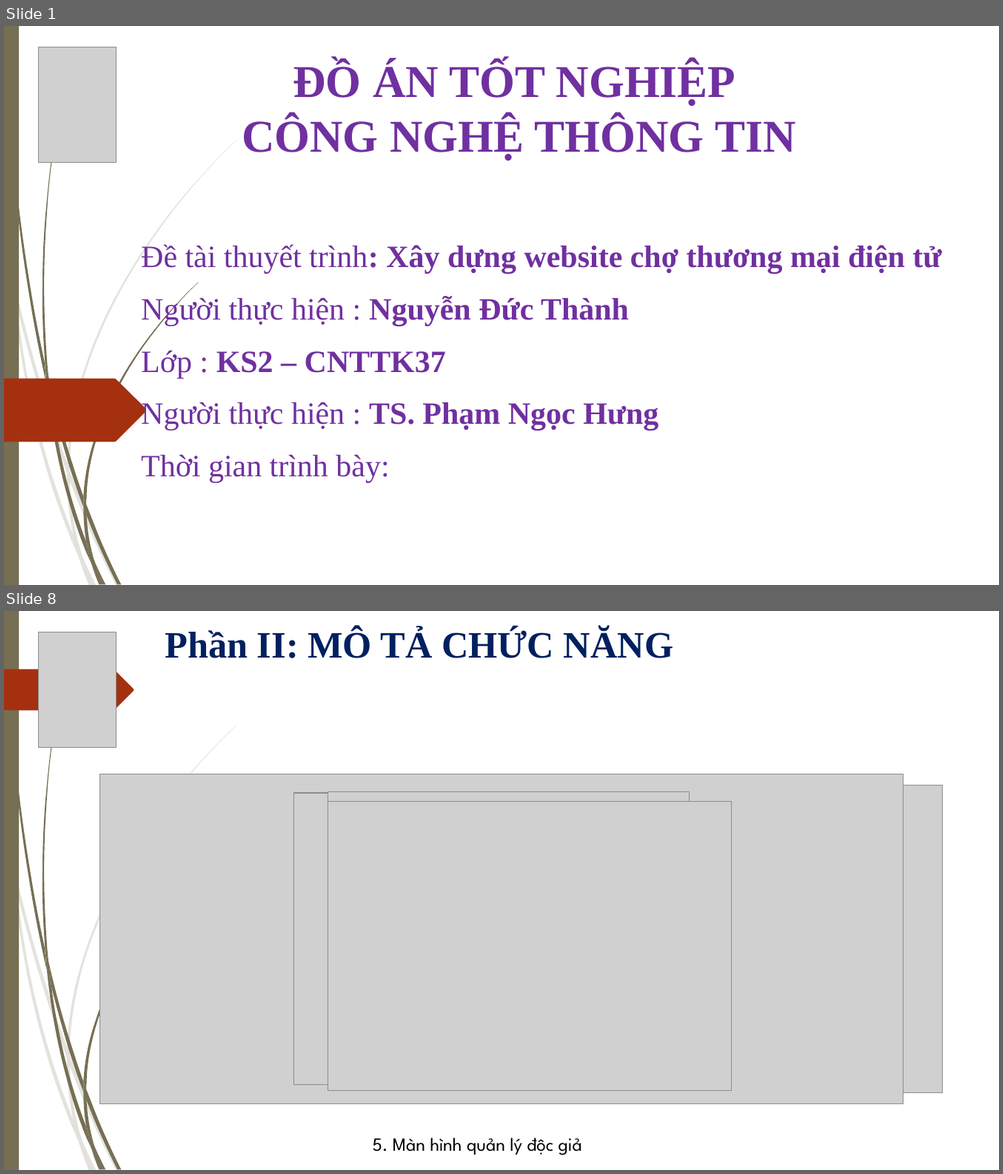
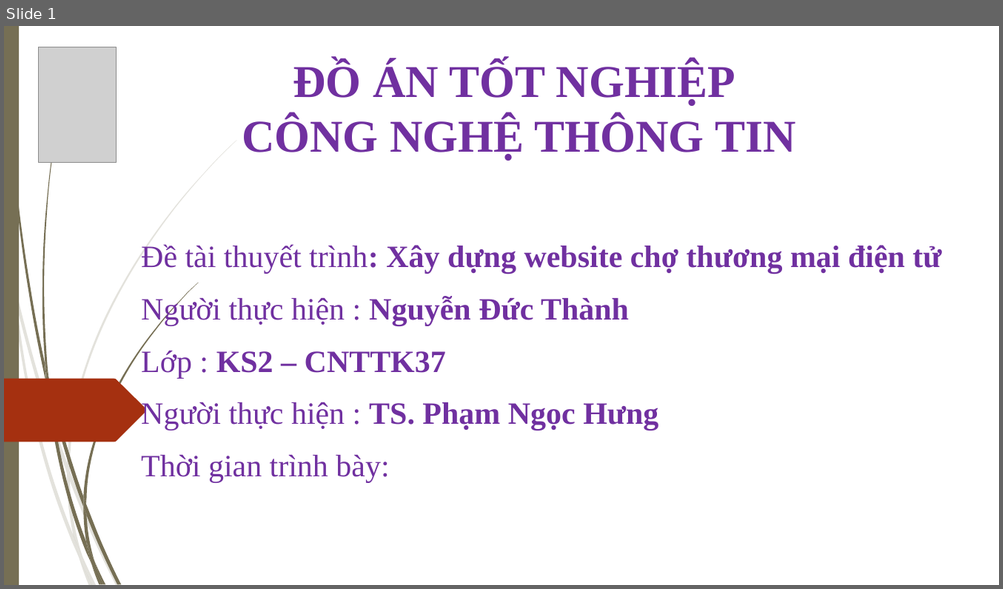
Before and after one commit to thanhgonzalo/datn, a slide deck: Slide.ppt. Shown one above the other, each under a label of ours: slides 1 and 8 before the commit, slide 1 after it; the slides between them are not shown. The pictures are 1003x1174 and 1003x589 pixels, drawn with LibreOffice and Linux fonts; fonts in the diff are those of the drawing; grey boxes stand for pictures; background and template pictures are left out. Boxes give left, top, right and bottom in pixels: in the first picture for what was removed or moved away, otherwise in the second. Text is boxed around its words. In the diff, an @@ line names an element or a change of style, - is before the commit and + after.

```diff
--- a/Slide.ppt
+++ b/Slide.ppt
@@ slide 8 removed at [4, 611, 999, 1170], background picture (left out); not listed: 23 template elements that a slide beside it also shows @@
@@ picture removed at [38, 632, 116, 747] @@
@@ text removed at [165, 629, 673, 658] @@
-Phần II: MÔ TẢ CHỨC NĂNG
@@ freeform shape removed at [4, 669, 134, 711] @@
@@ picture removed at [100, 775, 902, 1105] @@
@@ picture removed at [215, 785, 942, 1093] @@
@@ picture removed at [294, 793, 685, 1085] @@
@@ picture removed at [327, 792, 688, 1085] @@
@@ picture removed at [327, 802, 731, 1091] @@
@@ text removed at [373, 1138, 582, 1156] @@
-5. Màn hình quản lý độc giả
```
Also in this commit, not shown: 1 slide changed, 12 slides added, 7 other slides removed.
